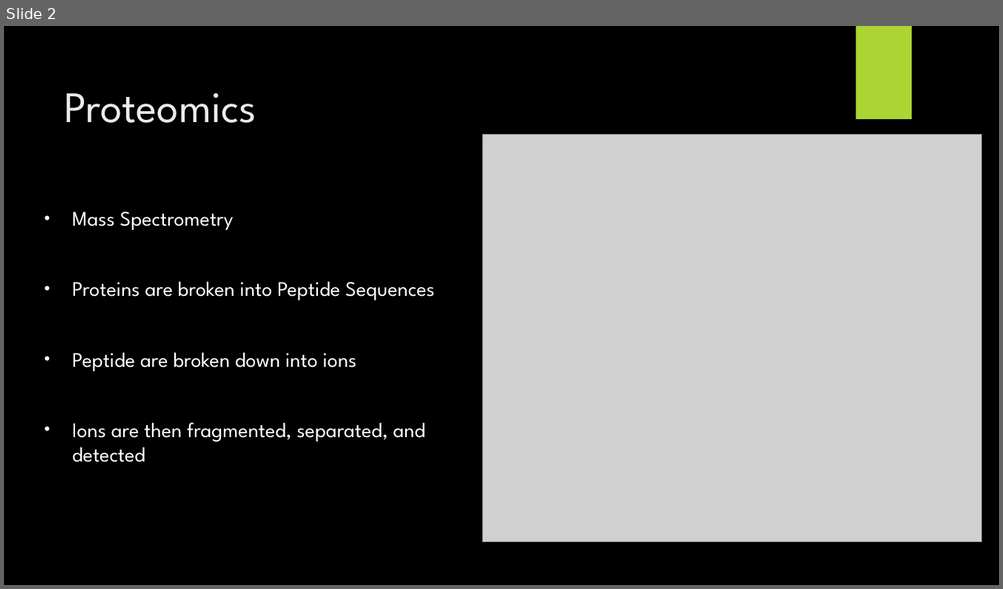
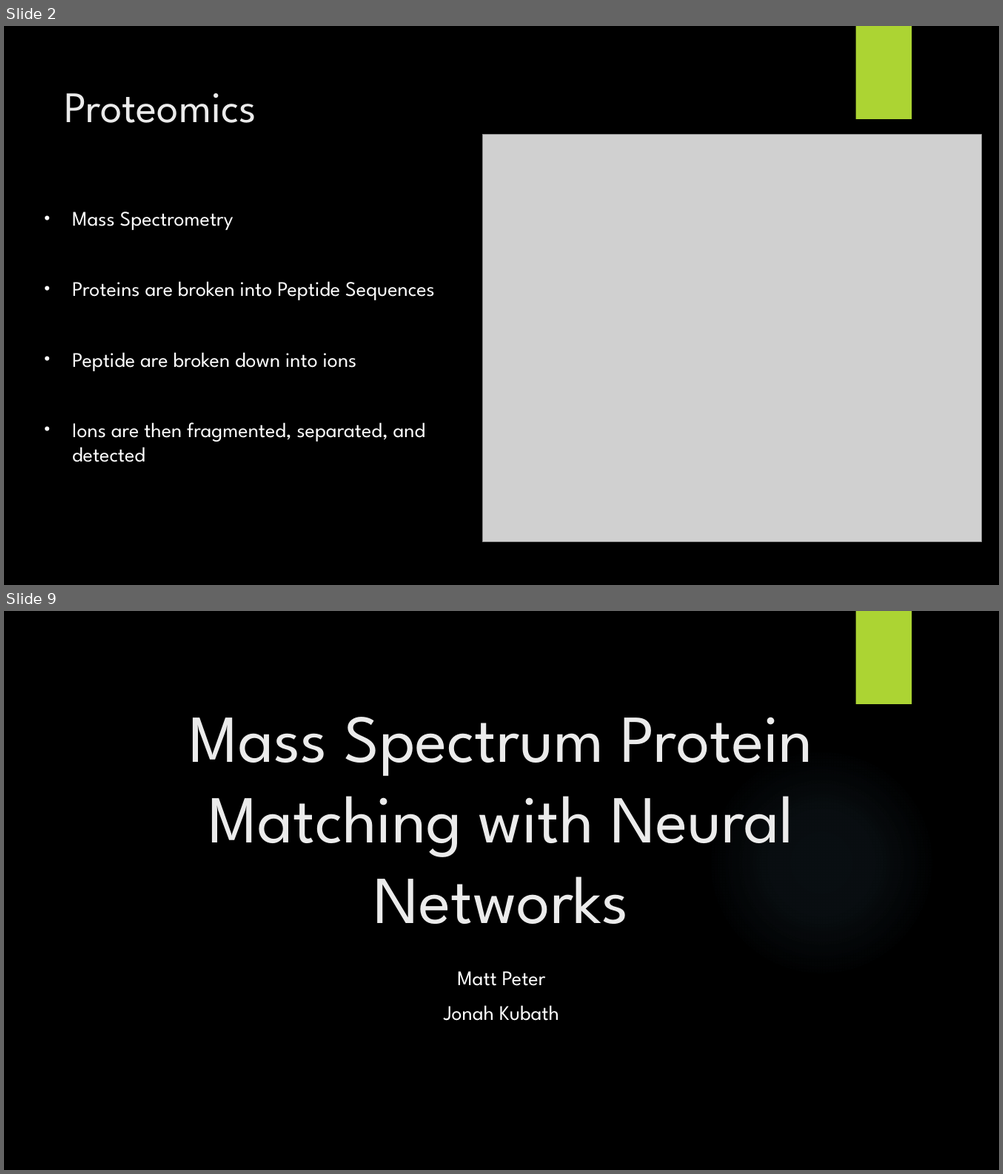
Before and after one commit to jkubath/MS2-Embeddings, a slide deck: Group7.pptx. Shown one above the other, each under a label of ours: slide 2 before the commit, slides 2 and 9 after it; the slides between them are not shown. The pictures are 1003x589 and 1003x1174 pixels, drawn with LibreOffice and Linux fonts; fonts in the diff are those of the drawing; grey boxes stand for pictures; background and template pictures are left out. Boxes give left, top, right and bottom in pixels: in the first picture for what was removed or moved away, otherwise in the second. Text is boxed around its words. In the diff, an @@ line names an element or a change of style, - is before the commit and + after.

```diff
--- a/Group7.pptx
+++ b/Group7.pptx
@@ slide 9 added at (x1=4, y1=611, x2=999, y2=1170), background picture (left out) @@
@@ rectangle added at (x1=855, y1=611, x2=911, y2=704), fill #ACD433 @@
@@ title added at (x1=190, y1=717, x2=813, y2=924), 64.8 pt, text #EBEBEB @@
+Mass Spectrum Protein Matching with Neural Networks
@@ ellipse added at (x1=706, y1=748, x2=936, y2=977), fill gradient #7AC4F0 @@
@@ subtitle added at (x1=444, y1=971, x2=559, y2=1021), 20 pt, text #FFFFFF @@
+Matt Peter
+Jonah Kubath
```
Also in this commit, not shown: 6 other slides added, 1 other file.
